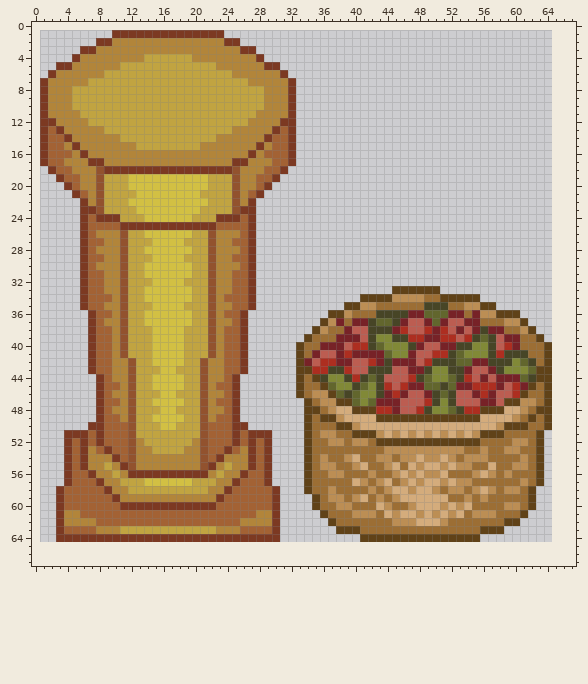
Sprite sheet, stored at res/Themes/Temple/Obstacles.png. The picture above is the old version.
The file is 64x64 pixels. The old version is drawn lined up with the new one, on the new canvas.
The same view after the edit:
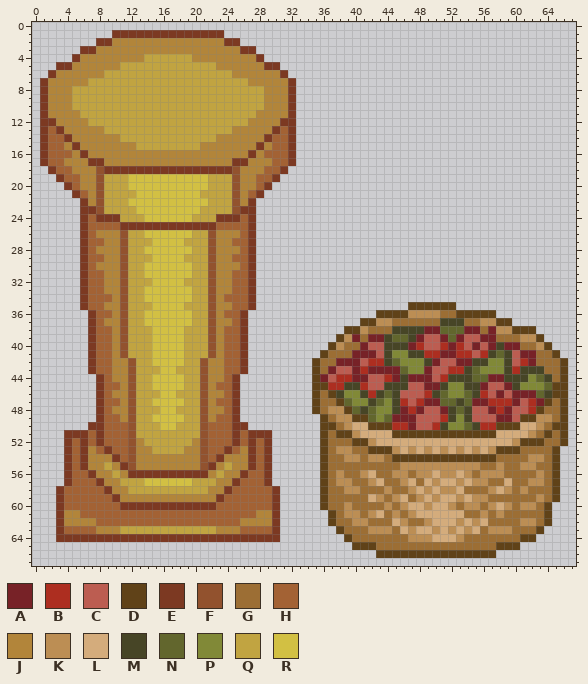
Palette (. is transparent): A #772227  B #ad2e20  C #bc5d51  D #604218  E #7c3922  F #92522e  G #9c6e34  H #a36234  J #b2853a  K #bc8e54  L #d4ac7c  M #474526  N #62662d  P #818937  Q #c1a441  R #d2c043
The commit says: Fix obstacle sprite sheet spacing
Diff:
canvas 64x64 -> 68x68, the old top-left corner now at 1,1
Changed rows in their new state; - is an unchanged pixel.
first column x 33:
33 ------------......----------------
34 --------...............-----------
35 ------........DDDDDD.....---------
36 ----......DDDDKKKKGGDDDDD...------
37 ---.....DDKKGGGGGGMMMGGKKDD..-----
38 --....DDKGGGMMMMA-NNNA-G-KKDD-----
39 -....DK-GAAMNNMACCANACCAAGGGKK----
40 ....DKGGACCMMMAB--B-BCACAMA---K---
41 ...DGGG---CM--MMB-AABBCB-N-CAA-GD-
42 ..DGG--A--B-NPPPMACCAAMMPP-CBA-GGD
43 ..DGACCABAAAANPPACCBBMNPPPMBMMMGGD
44 ..-ACBBAACCBAMAAACBM-MNNA-MMMPNMGD
45 ..D-BBM-BCCMMMCCAA-PPMMACCAMPPPNDD
46 ..DG-MPPMB-NMC--B--PPNM-CA-AAANMDD
47 -.DGG-NP-MNPMB-BAANNMNA-BBBACBA-GD
48 -.---KDNMNPPMABACCAMNMCCABACCB-GGD
49 -..-G-KDDNPNAAACCCBMPMCCCAACD-KKGD
50 -..DDGKL-DDDBBACCBMPPNMBBD--LLKGDD
51 -..DGDDKLLL-DDDDDDDDDDD--LLLLKGDGD
52 -..DGG-DDKLLLLLLLLLLLLLLLLL-DD-GGD
53 -..D-KK--DDD-L-L-L-L-LKLKDDD--GGD-
54 -..D---K-K-GDDDDDDDDDDDDD---GKKGD-
55 -..DG--GG--GGKK-KK-K--K-GK-G-KGGD-
56 -..DG---KL---KGK-LKKLKGK-KG---KGD-
57 -..D-KKGGKLG---G-KL--LKK--L-GKKGD-
58 -..DG-KK-G--GG--KLK-L-GG-L-GKGGGD-
59 --.DGG-GGL----GK-K-LKLK------GKGD-
60 --.D-G----G--KL-K-LKGKK-KL-GKKGD--
61 ---.D-K-G-LG-GKL-L-L--G-GK--GGGD--
62 -------KK---L-GGK-LLKLKL--GGKKGD--
63 ------GG-KKK-LKLLKLKLKLGKKKGGGD---
64 ------DGGGGGGGKKKLLLKGGGGGGGDD----
65 -------DDDGGGGGGGGGGGGGGGDDD------
66 ----------DDDDDDDDDDDDDDD---------
